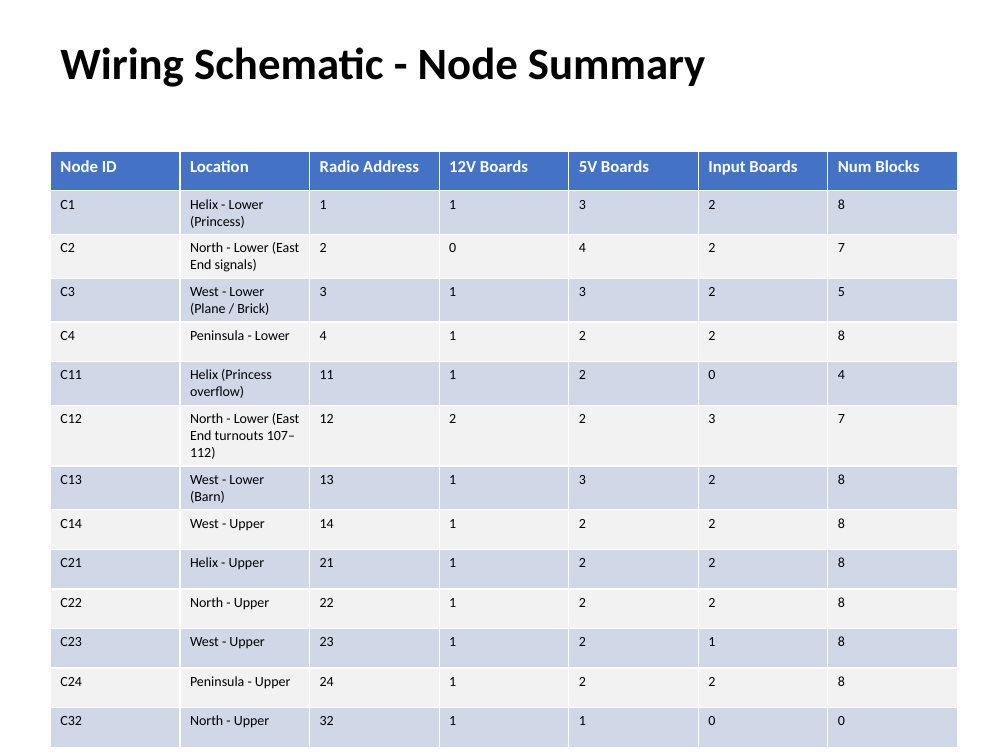
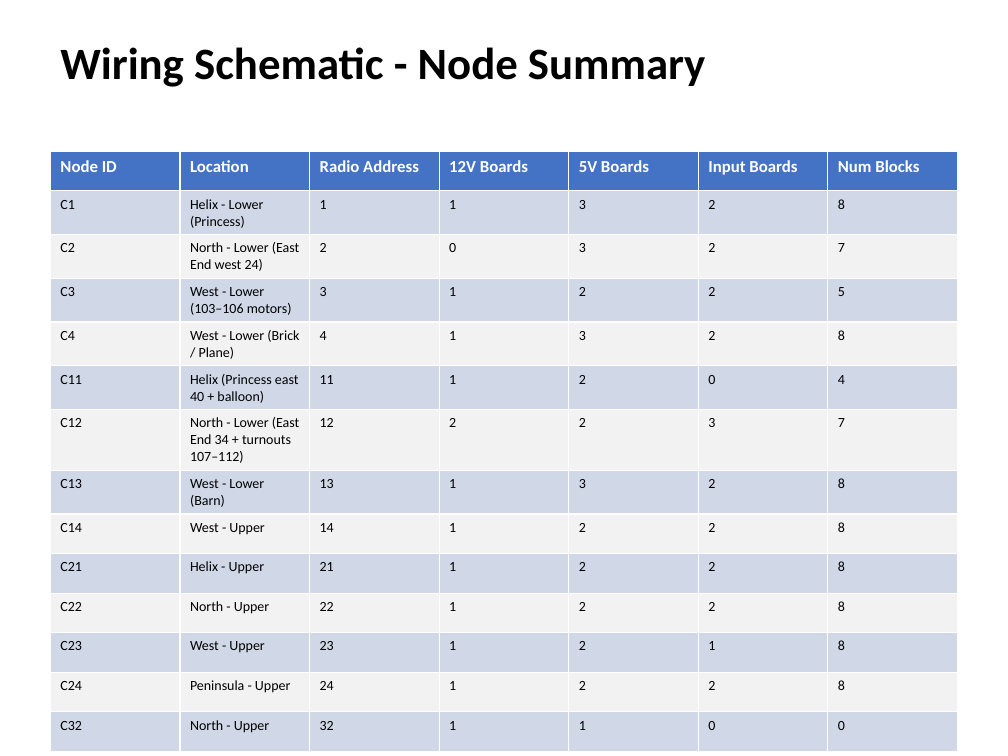
Before and after one commit to lnevo/hart, a slide deck: slide 1 of docs/wiring/Wiring_Schematic.pptx. Drawn at 1008x756 pixels with LibreOffice and Linux fonts; fonts in the diff are those of the drawing. Boxes give left, top, right and bottom in pixels: in the first picture for what was removed or moved away, otherwise in the second. Text is boxed around its words. In the diff, an @@ line names an element or a change of style, - is before the commit and + after.

```diff
--- a/docs/wiring/Wiring_Schematic.pptx
+++ b/docs/wiring/Wiring_Schematic.pptx
@@ table at [50,151,961,737] @@
-row 3, column 2: North - Lower (East End signals)
+row 3, column 2: North - Lower (East End west 24)
-row 3, column 5: 4
+row 3, column 5: 3
-row 4, column 2: West - Lower (Plane / Brick)
+row 4, column 2: West - Lower (103–106 motors)
-row 4, column 5: 3
+row 4, column 5: 2
-row 5, column 2: Peninsula - Lower
+row 5, column 2: West - Lower (Brick / Plane)
-row 5, column 5: 2
+row 5, column 5: 3
-row 6, column 2: Helix (Princess overflow)
+row 6, column 2: Helix (Princess east 40 + balloon)
-row 7, column 2: North - Lower (East End turnouts 107–112)
+row 7, column 2: North - Lower (East End 34 + turnouts 107–112)
```
Also in this commit, not shown: 6 other slides changed, 14 other files.
